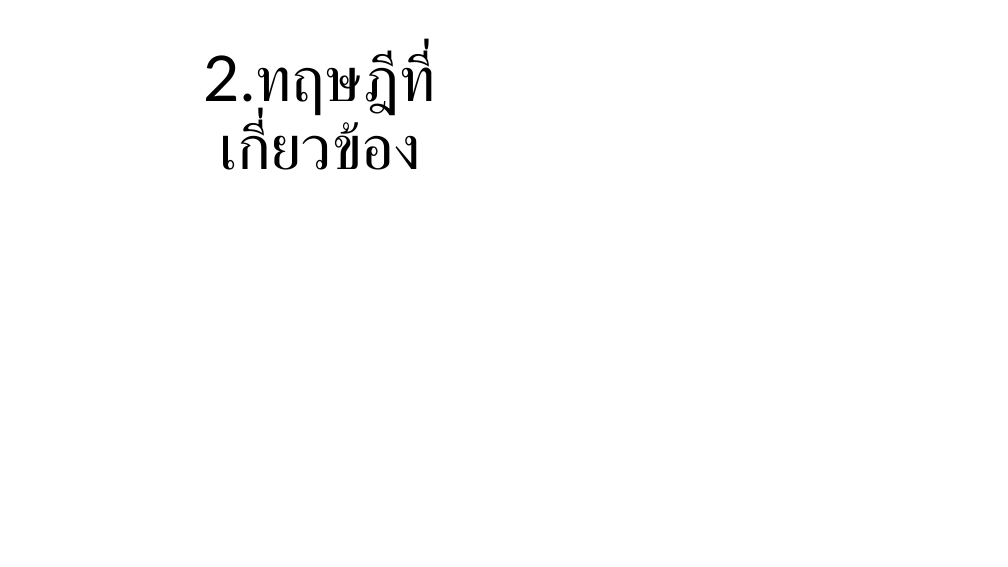
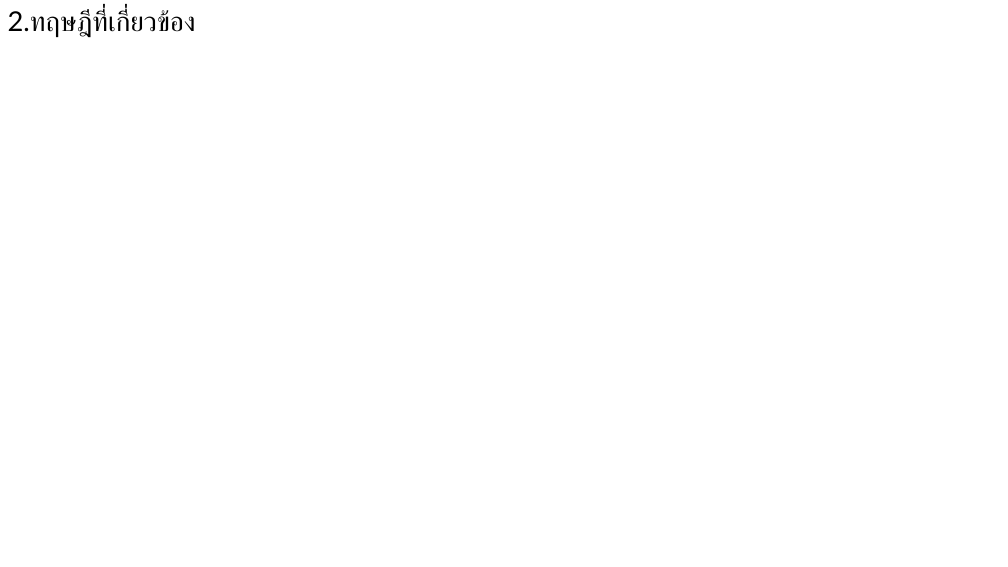
Before and after one commit to nanutnutna/thesis_ef, a slide deck: slide 5 of proposal/Proposal.pptx (slide 4 before the commit). Drawn at 1008x567 pixels with LibreOffice and Linux fonts; fonts in the diff are those of the drawing. Boxes give left, top, right and bottom in pixels: in the first picture for what was removed or moved away, otherwise in the second. Text is boxed around its words. In the diff, an @@ line names an element or a change of style, - is before the commit and + after.

```diff
--- a/proposal/Proposal.pptx
+++ b/proposal/Proposal.pptx
@@ title "2.ทฤษฎีที่เกี่ยวข้อง" moved from (x1=204, y1=46, x2=434, y2=170) to (x1=8, y1=7, x2=196, y2=36) @@
@@ title "2.ทฤษฎีที่เกี่ยวข้อง" at (x1=8, y1=7, x2=196, y2=36): size 60 to 26 pt; alignment centre to left @@
```
Also in this commit, not shown: 8 other slides changed, 3 slides added, 1 slide removed, 1 other file.
